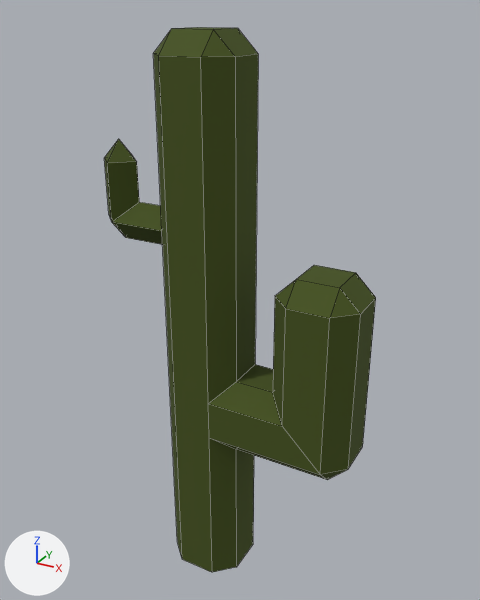
The Blender file Assets/Joicy/Models/Props/Trees/Cactus.blend: old version first, new version second.
One viewpoint serves both versions: a 50 mm lens placed at (7.9, -12.85, 14.39), pointed at (0.6, 0.43, 7.75). The axes (+X, +Y, +Z) are drawn at lower left. The lights are the same throughout. Mesh edges are drawn as thin lines.

Script lines for the objects in view, before the commit:
```python
me_cube_001 = bpy.data.meshes.new('Cube.001')
me_cube_001.from_pydata(...)  # 68 vertices, 64 faces; spans x -3.0..4.0, y -1.0..1.0, z 0.0..14.0
me_cube_001.materials.append(mat_material)  # picture img_palette_0_png
ob_cube = bpy.data.objects.new('Cube', me_cube_001)
ob_cube.location = (0.0, 0.0, 0.0)
```
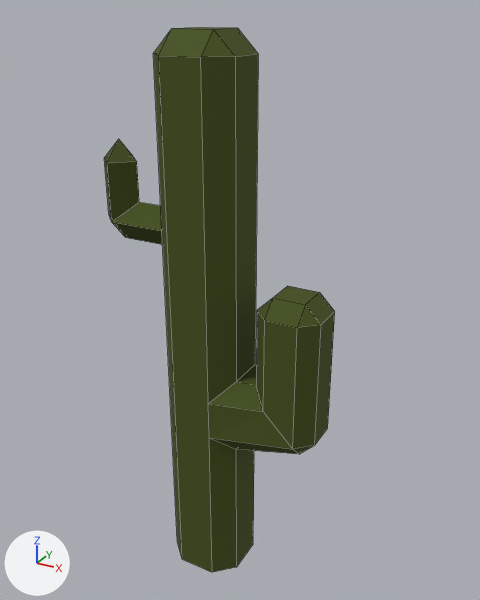
The newer file is also rescaled (x0.22) as a whole; pictures and numbers use the older file's frame.

Location of each change, (x1, y1, x2, y2) in pixels of the pictures (480 x 600 px; the box of a moved part takes in the faces that stretch with it):
```json
{"object": "Cube", "change": "reshaped", "before": [104, 27, 376, 572], "after": [104, 27, 335, 572], "on screen": "15% narrower"}
{"part": 1, "of": "me_cube_001", "change": "moved or reshaped", "before": [208, 265, 376, 480], "after": [208, 286, 335, 454]}
```

The change, as JSON lines over the scene's bpy script:
```json
{"block": "me_cube_001", "where": "me_cube_001.from_pydata(...)  # 68 vertices, 64 faces; spans x -3.0..4.0, y -1.0..1.0, z 0.0..14.0"}
{"block": "me_cube_001", "where": "# used by ob_cube; location = (0.0, 0.0, 0.0)"}
{"block": "me_cube_001", "change": "me_cube_001 part 1: all 22 vertices in x 2.0..4.0, y -1.0..1.0, z 4.0..9.0 are scaled about their middle by 0.8, then moved by (-0.7, 0.0, -0.1)"}
```
